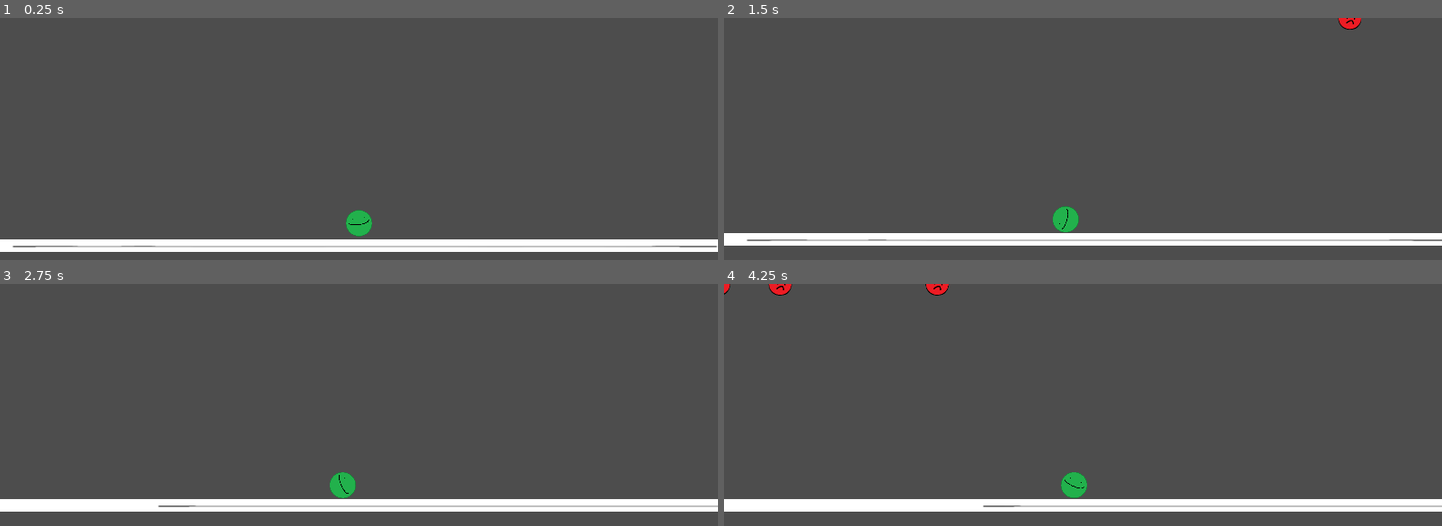
Above: before the commit, frames 1-4 (two rows, left to right).
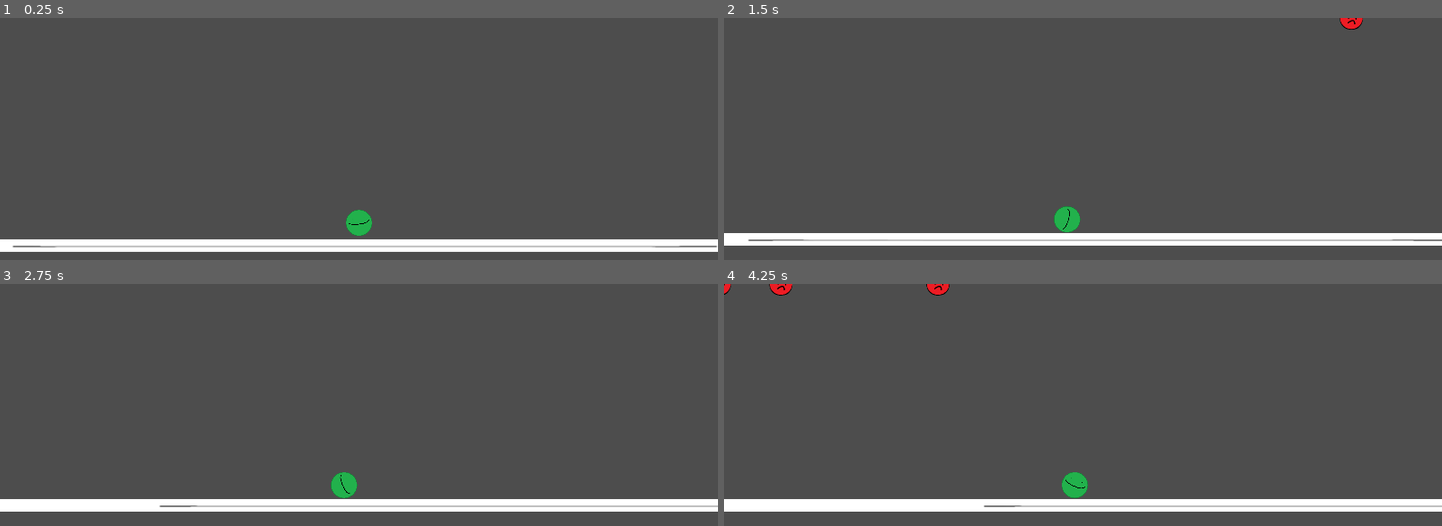
Above: after the commit, the same moments.

Repository: ai43184-school/School-project
Game: Godot game, scene res://Scenes/main.tscn
Same seed, same stepped clock (60 frames per second), same inputs: the game is played once before the commit and once after it.
Inputs (mouse positions are in pixels of both pictures, inside the frame that each line leads up to):
- Up to frame 1 (0.25 s): no input
- Up to frame 2 (1.5 s): move the mouse to (1240, 199) at 0.52 s; press the mouse at (1240, 199) at 0.53 s; move the mouse to (939, 238) at 1.27 s; release the mouse at (939, 238) at 1.28 s; click (939, 238) at 1.35 s
- Up to frame 3 (2.75 s): move the mouse to (430, 397) at 2.02 s; press the mouse at (430, 397) at 2.03 s
- Up to frame 4 (4.25 s): tap Enter at 2.75 s; move the mouse to (outside the picture) at 2.77 s; release the mouse at (outside the picture) at 2.78 s; click (outside the picture) at 2.85 s; move the mouse to (outside the picture) at 3.52 s; press the mouse at (outside the picture) at 3.53 s

The runs differ from the first frame. In frame 1, 0.1% of the frame differs, in the area x 5-95%, y 79-95%; in frame 2, 0.2%, in the area x 3-94%, y 0-93%; in frame 3, less than 0.1%; in frame 4, 0.2%.

Commit message:
Update camera.gd

Diff:
--- a/only-way-is-up/Scripts/camera.gd
+++ b/only-way-is-up/Scripts/camera.gd
@@ -22,5 +22,10 @@
 	position = Vector2((lerp(position, player.position, velSpeed)))
 
 	var desiredZoom: float = defaultZoom + position.distance_to(player.position)
-	if (desiredZoom > 18):
-		desiredZoom = 18
+	if (desiredZoom > 180):
+		desiredZoom = 180
+
+	zoom = lerp(zoom, Vector2(desiredZoom, position.y), velZoom)
+
+	if (position. y < yMin):
+		position = Vector2(position.x, yMin)
